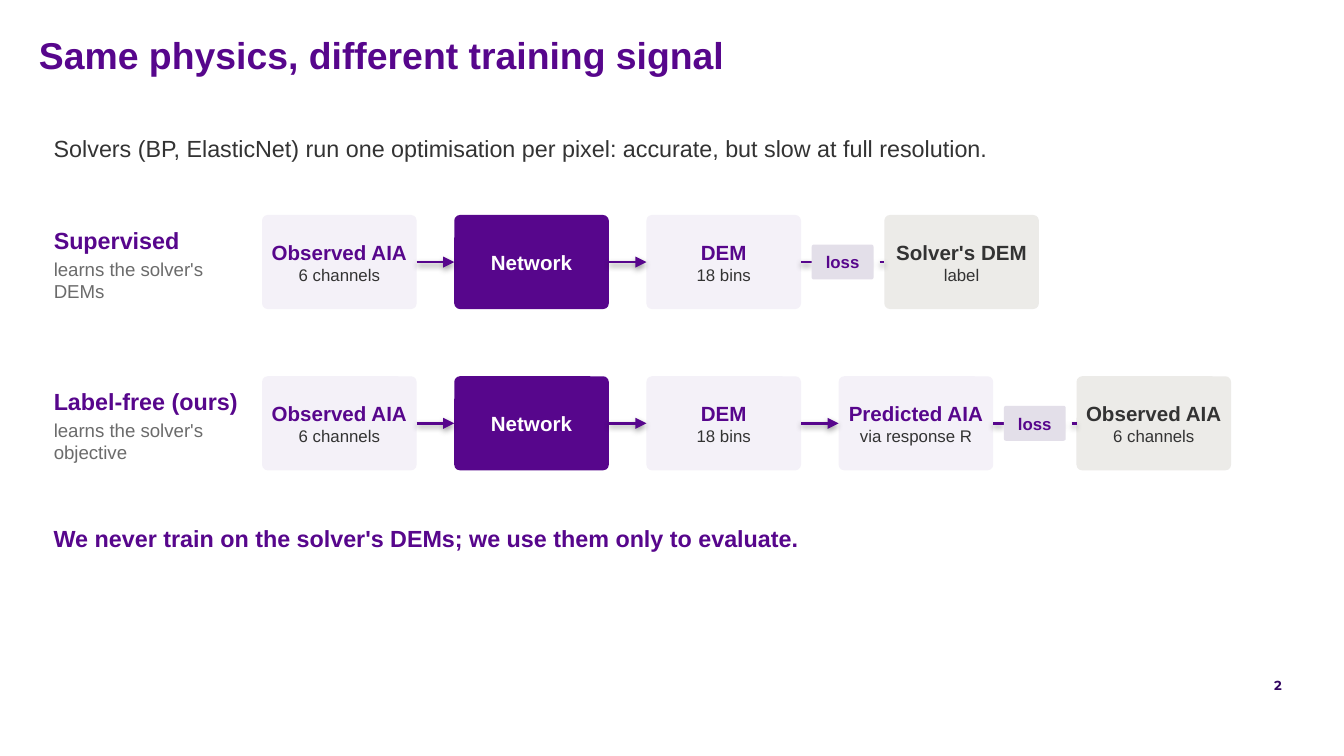
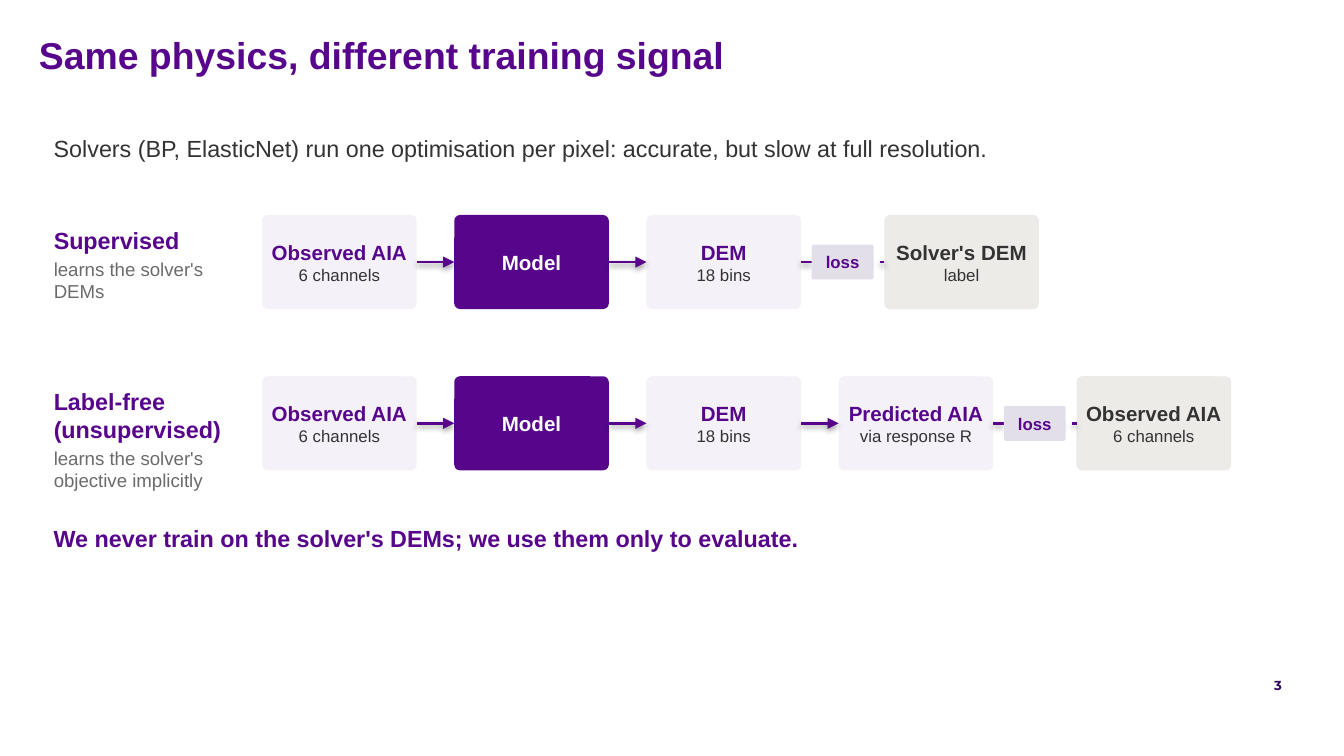
Before and after one commit to FruitPnchSamuraiG/solar-dem-inversion, a slide deck: slide 3 of slides/DEM_deck_v2.pptx (slide 2 before the commit). Drawn at 1344x756 pixels with LibreOffice and Linux fonts; fonts in the diff are those of the drawing; background and template pictures are left out. Boxes give left, top, right and bottom in pixels: in the first picture for what was removed or moved away, otherwise in the second. Text is boxed around its words. In the diff, an @@ line names an element or a change of style, - is before the commit and + after.

```diff
--- a/slides/DEM_deck_v2.pptx
+++ b/slides/DEM_deck_v2.pptx
@@ text in rounded rectangle at (502, 255, 561, 271): text changed @@
-Network
+Model
@@ text at (54, 393, 221, 491): text changed @@
-Label-free (ours)
-learns the solver's objective
+Label-free (unsupervised)
+learns the solver's objective implicitly
@@ text in rounded rectangle at (502, 416, 561, 432): text changed @@
-Network
+Model
```
Also in this commit, not shown: 2 other slides changed, 2 slides added, 3 other files.
